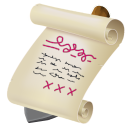
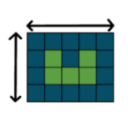
Layers edited between the first and the second 128 × 128 image:
hid "editmeta" over [7, 3, 125, 124]
hid "toggletools" over [7, 4, 112, 124]
showed "changedimensions", painted on it over [7, 13, 124, 110]
